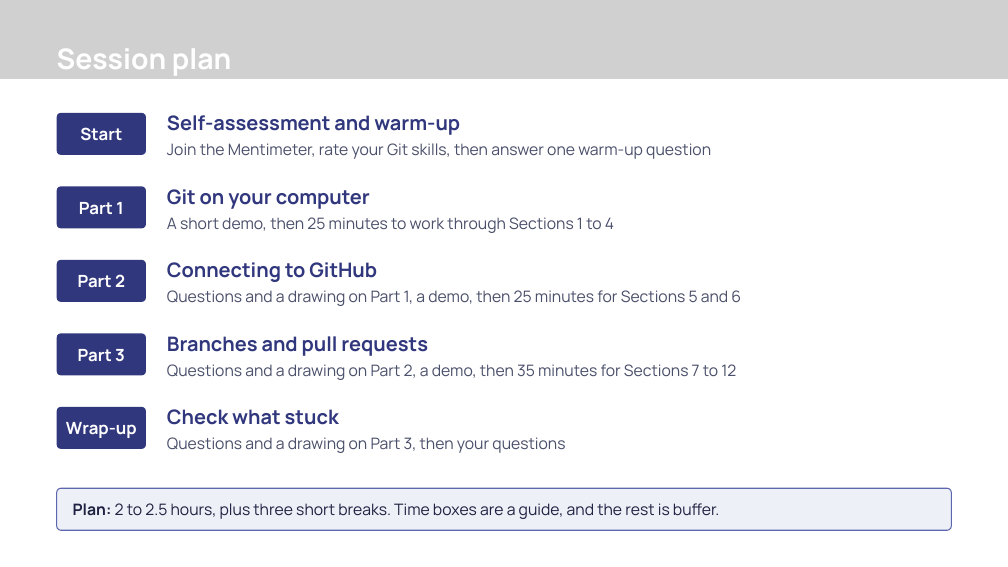
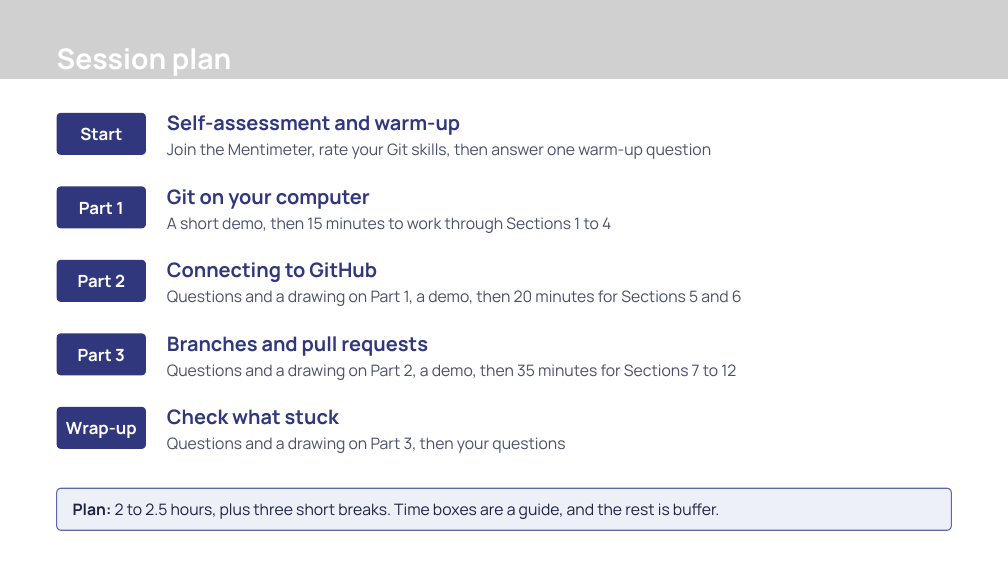
Before and after one commit to Revolution-Data-Platforms/Introduction-to-Git-Workshop, a slide deck: slide 2 of presentation/introduction-to-git-workshop.pptx. Drawn at 1008x567 pixels with LibreOffice and Linux fonts; fonts in the diff are those of the drawing; grey boxes stand for pictures; background and template pictures are left out. Boxes give left, top, right and bottom in pixels: in the first picture for what was removed or moved away, otherwise in the second. Text is boxed around its words. In the diff, an @@ line names an element or a change of style, - is before the commit and + after.

Commit message:
feat(workshop): shorten the Part 1 and Part 2 work blocks
Set the work blocks to 15, 20 and 35 minutes, and update the plan slide, work slides, PDF and guide start times.

```diff
--- a/presentation/introduction-to-git-workshop.pptx
+++ b/presentation/introduction-to-git-workshop.pptx
@@ text at (167,217,611,233): text changed @@
-A short demo, then 25 minutes to work through Sections 1 to 4
+A short demo, then 15 minutes to work through Sections 1 to 4
@@ text at (167,290,742,306): text changed @@
-Questions and a drawing on Part 1, a demo, then 25 minutes for Sections 5 and 6
+Questions and a drawing on Part 1, a demo, then 20 minutes for Sections 5 and 6
```
Also in this commit, not shown: 2 other slides changed, 2 other files.
